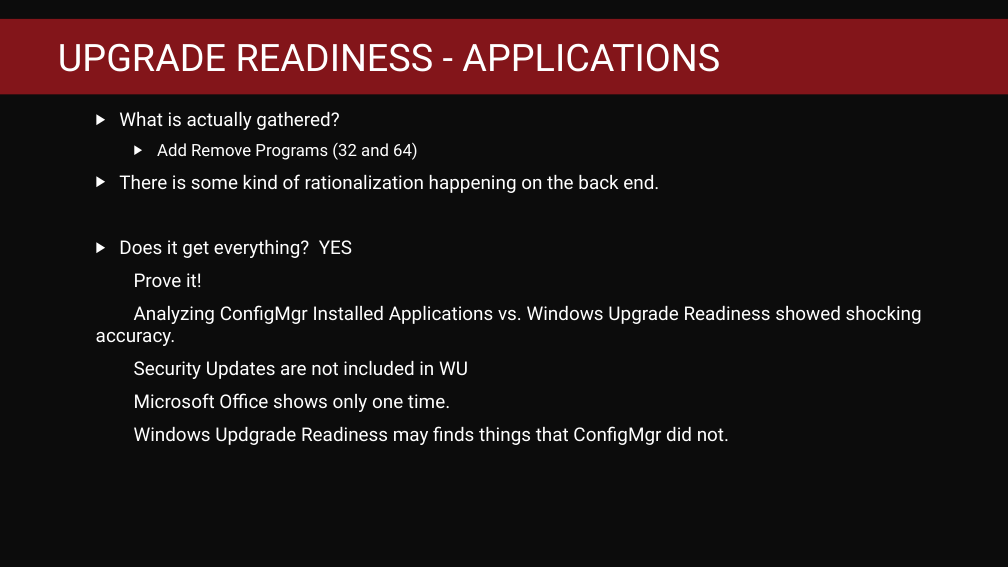
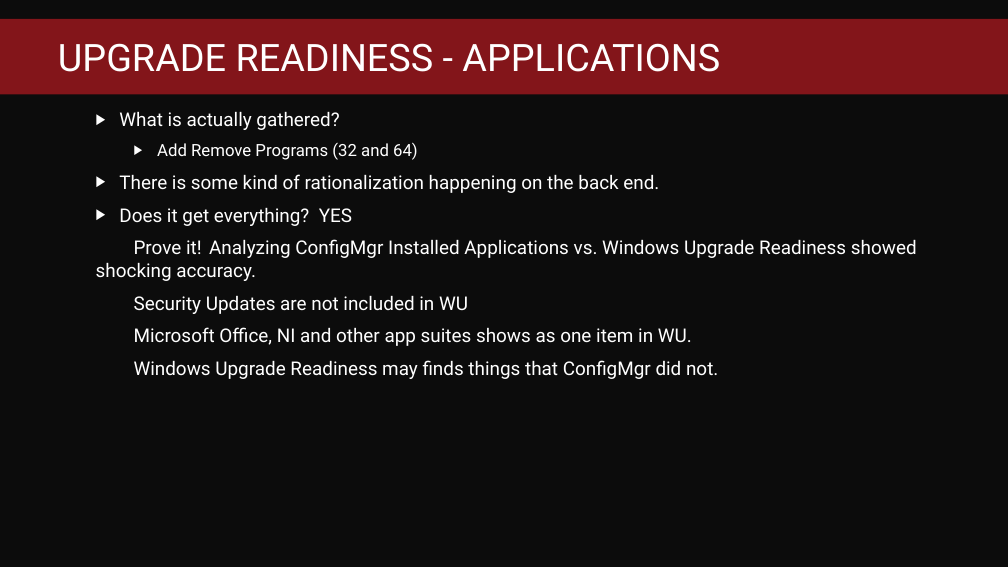
Before and after one commit to fredbainbridge/WindowsUpgradeReadiness, a slide deck: slide 11 of MMS 2017 - Windows Upgrade Readiness.pptx. Drawn at 1008x567 pixels with LibreOffice and Linux fonts; fonts in the diff are those of the drawing; background and template pictures are left out. Boxes give left, top, right and bottom in pixels: in the first picture for what was removed or moved away, otherwise in the second. Text is boxed around its words. In the diff, an @@ line names an element or a change of style, - is before the commit and + after.

```diff
--- a/MMS 2017 - Windows Upgrade Readiness.pptx
+++ b/MMS 2017 - Windows Upgrade Readiness.pptx
@@ text at bbox=[96, 239, 917, 281]: text changed @@
-  Prove it!
-  Analyzing ConfigMgr Installed Applications vs. Windows Upgrade Readiness showed shocking accuracy.
+  Prove it! Analyzing ConfigMgr Installed Applications vs. Windows Upgrade Readiness showed shocking accuracy.
@@ text at bbox=[134, 327, 718, 379]: text changed @@
-  Microsoft Office shows only one time.
-  Windows Updgrade Readiness may finds things that ConfigMgr did not.
+  Microsoft Office, NI and other app suites shows as one item in WU.
+  Windows Upgrade Readiness may finds things that ConfigMgr did not.
```
Also in this commit, not shown: 1 other slide changed, 2 slides added, 2 other files.
